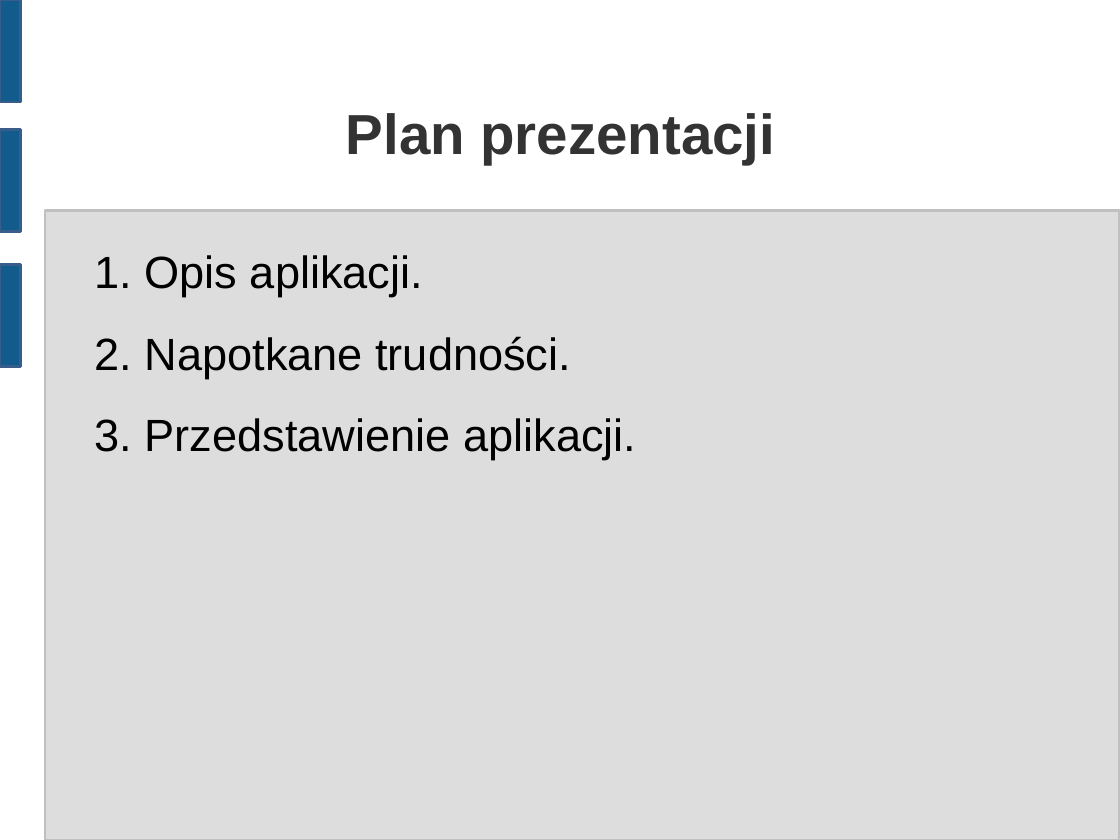
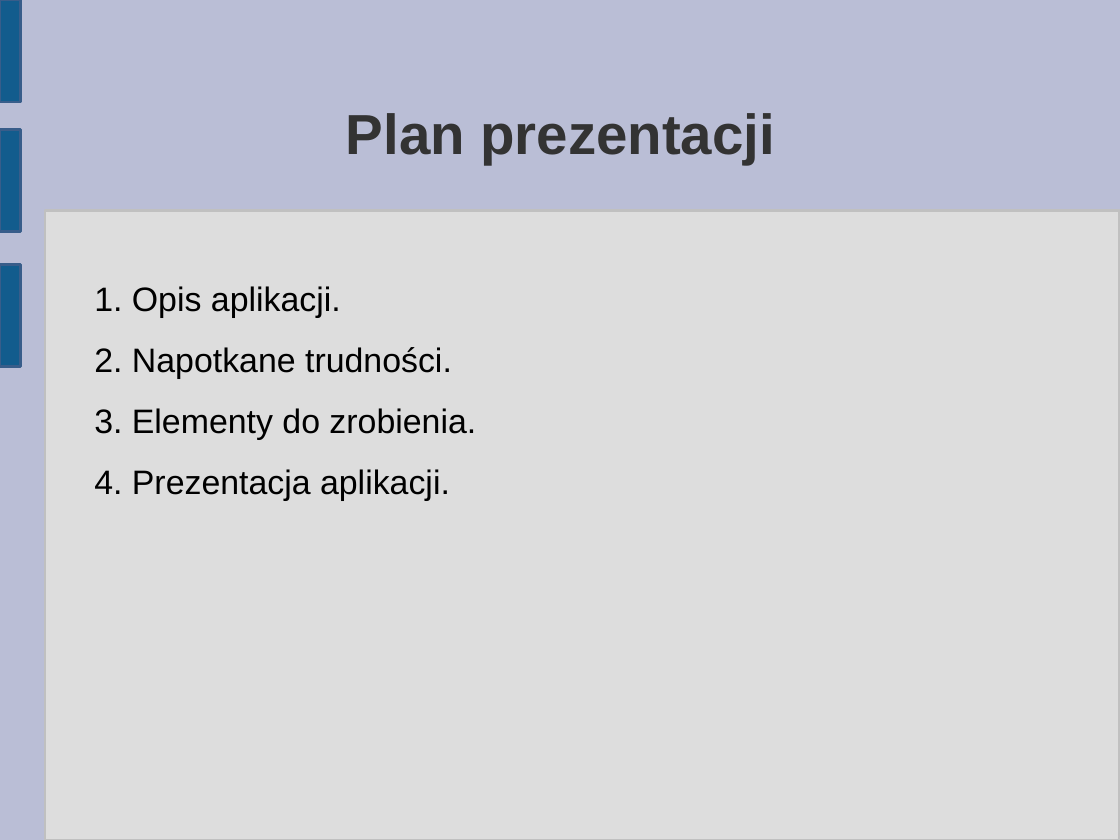
Before and after one commit to matkaczmarski/Praca-inzynierska, a slide deck: slide 2 of Prezentacja/Praca Inżynierska 2.odp. Drawn at 1120x840 pixels with LibreOffice and Linux fonts; fonts in the diff are those of the drawing. Boxes give left, top, right and bottom in pixels: in the first picture for what was removed or moved away, otherwise in the second. Text is boxed around its words. In the diff, an @@ line names an element or a change of style, - is before the commit and + after.

Commit message:
prezentacja 2 na seminarium cd.

```diff
--- a/Prezentacja/Praca Inżynierska 2.odp
+++ b/Prezentacja/Praca Inżynierska 2.odp
@@ background #FFFFFF to #BABED6 @@
@@ text at <box>94,286,476,501</box>: text changed; size 32 to 24 pt @@
-1. Opis aplikacji.
-2. Napotkane trudności.
-3. Przedstawienie aplikacji.
+1. Opis aplikacji.
+2. Napotkane trudności.
+3. Elementy do zrobienia.
+4. Prezentacja aplikacji.
```
Also in this commit, not shown: 4 other slides changed, 3 slides added, 1 slide removed, 1 other file.
